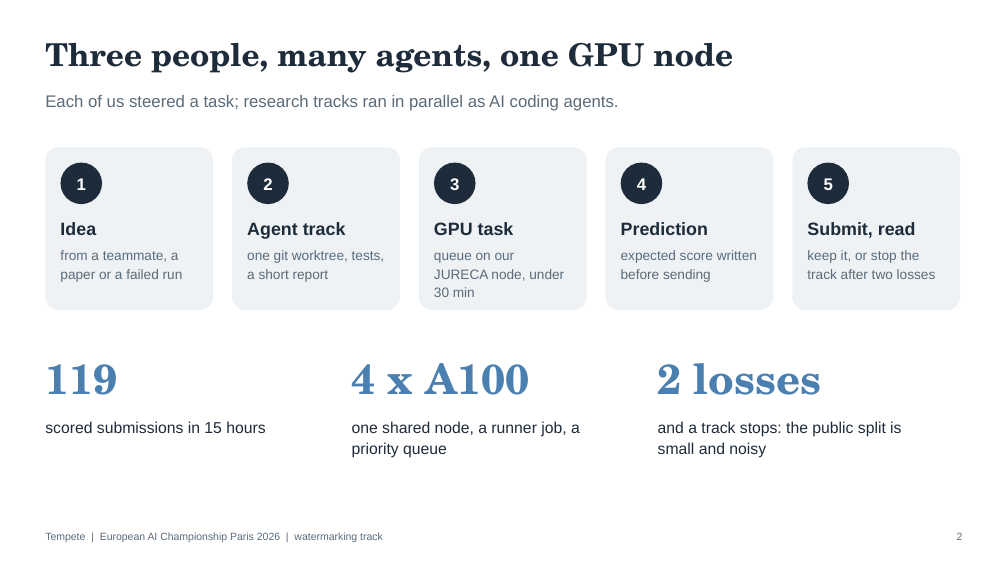
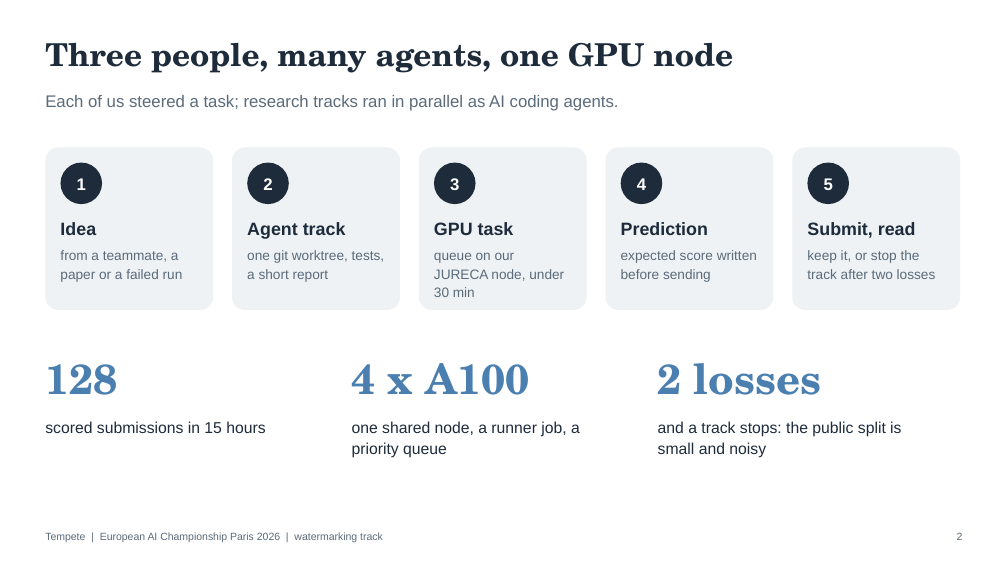
Before and after one commit to alex-pierron/Tempete, a slide deck: slide 2 of slides/tempete-slides.pptx. Drawn at 1008x567 pixels with LibreOffice and Linux fonts; fonts in the diff are those of the drawing. Boxes give left, top, right and bottom in pixels: in the first picture for what was removed or moved away, otherwise in the second. Text is boxed around its words. In the diff, an @@ line names an element or a change of style, - is before the commit and + after.

```diff
--- a/slides/tempete-slides.pptx
+++ b/slides/tempete-slides.pptx
@@ text at box(45, 364, 117, 395): text changed @@
-119
+128
```
Also in this commit, not shown: 6 other slides changed, 16 other files.
